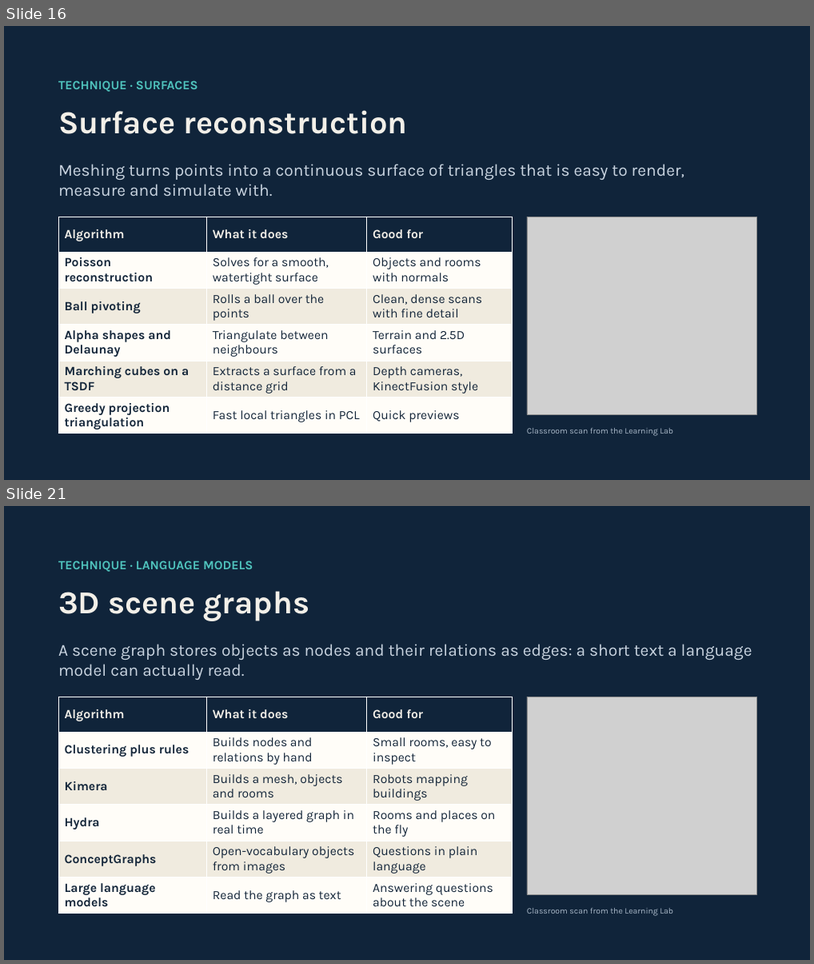
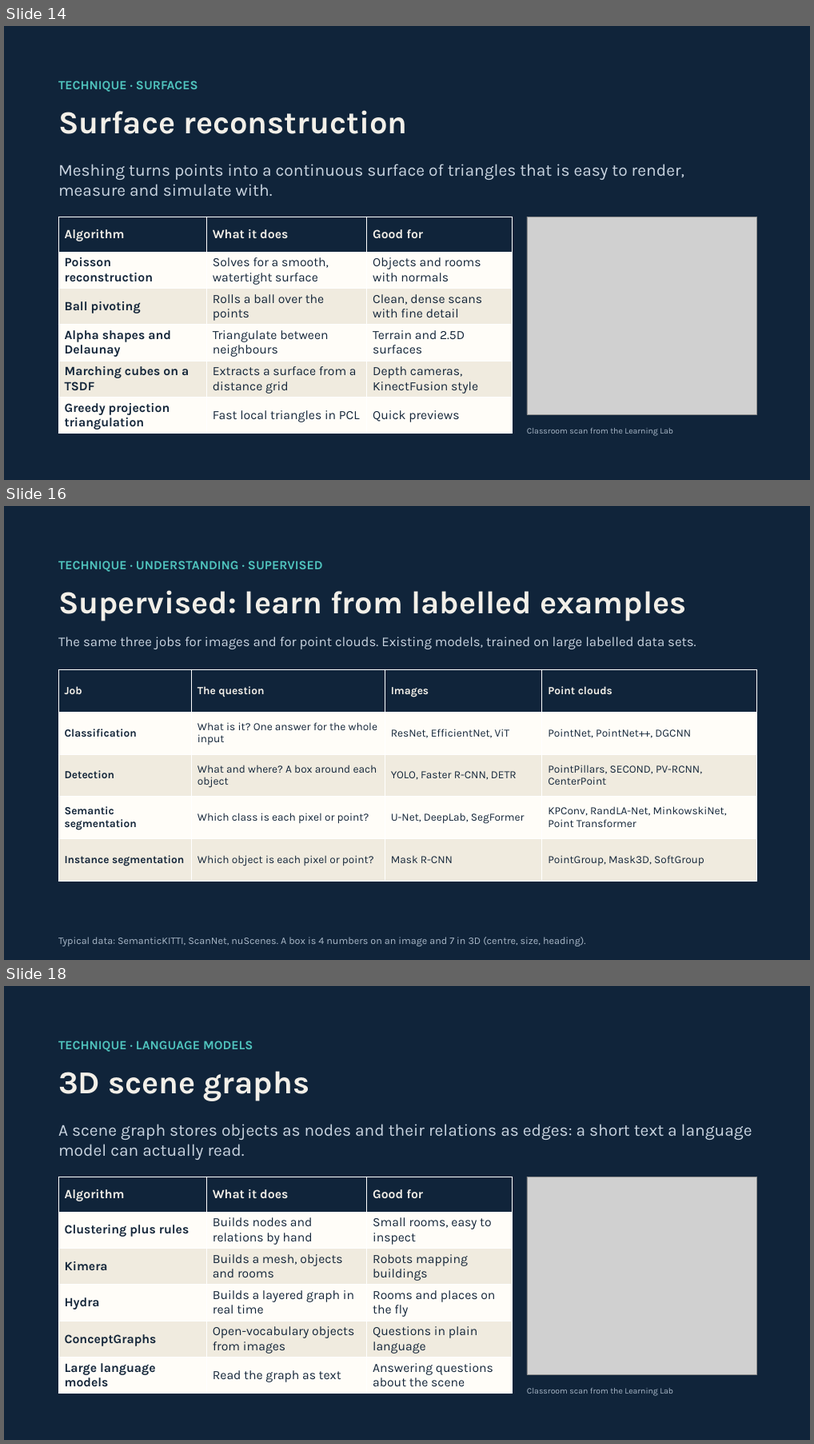
Before and after one commit to maninka123/lidar-learning-lab, a slide deck: presentation/LiDAR_Workshop_Slides.pptx. Shown one above the other, each under a label of ours: slides 16 and 21 before the commit, slides 14, 16 and 18 after it; the slides between them are not shown. The pictures are 814x964 and 814x1444 pixels, drawn with LibreOffice and Linux fonts; fonts in the diff are those of the drawing; grey boxes stand for pictures. Boxes give left, top, right and bottom in pixels: in the first picture for what was removed or moved away, otherwise in the second. Text is boxed around its words. In the diff, an @@ line names an element or a change of style, - is before the commit and + after.

Commit message:
Slides: unsupervised and supervised learning in three slides, with algorithm names

```diff
--- a/presentation/LiDAR_Workshop_Slides.pptx
+++ b/presentation/LiDAR_Workshop_Slides.pptx
@@ slide 16 added at (x1=4, y1=506, x2=810, y2=960), background #10243A @@
@@ text added at (x1=58, y1=560, x2=323, y2=572), 15 pt, text #4FC3BD, bold @@
+TECHNIQUE · UNDERSTANDING · SUPERVISED
@@ text added at (x1=58, y1=590, x2=686, y2=621), 38 pt, text #F2EFE8, bold @@
+Supervised: learn from labelled examples
@@ text added at (x1=58, y1=636, x2=696, y2=649), 16 pt, text #C9D4E0 @@
+The same three jobs for images and for point clouds. Existing models, trained on large labelled data sets.
@@ table added at (x1=58, y1=669, x2=757, y2=881), 5 rows, 4 columns @@
+Job | The question | Images | Point clouds
+Classification | What is it? One answer for the whole input | ResNet, EfficientNet, ViT | PointNet, PointNet++, DGCNN
+Detection | What and where? A box around each object | YOLO, Faster R-CNN, DETR | PointPillars, SECOND, PV-RCNN, CenterPoint
+Semantic segmentation | Which class is each pixel or point? | U-Net, DeepLab, SegFormer | KPConv, RandLA-Net, MinkowskiNet, Point Transformer
+Instance segmentation | Which object is each pixel or point? | Mask R-CNN | PointGroup, Mask3D, SoftGroup
@@ text added at (x1=58, y1=936, x2=586, y2=946), 12 pt, text #A9B8C8 @@
+Typical data: SemanticKITTI, ScanNet, nuScenes. A box is 4 numbers on an image and 7 in 3D (centre, size, heading).
@@ what was slide 16 is now slide 14 @@
@@ what was slide 21 is now slide 18 @@
```
Also in this commit, not shown: 5 slides changed, 2 other slides added, 6 slides removed, 1 other file.
